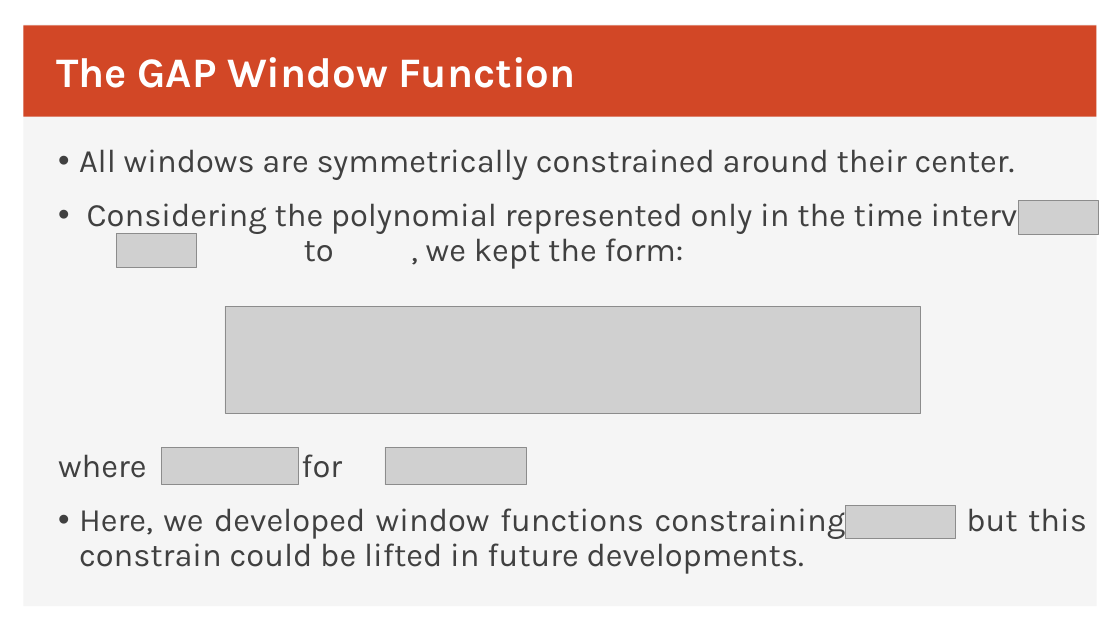
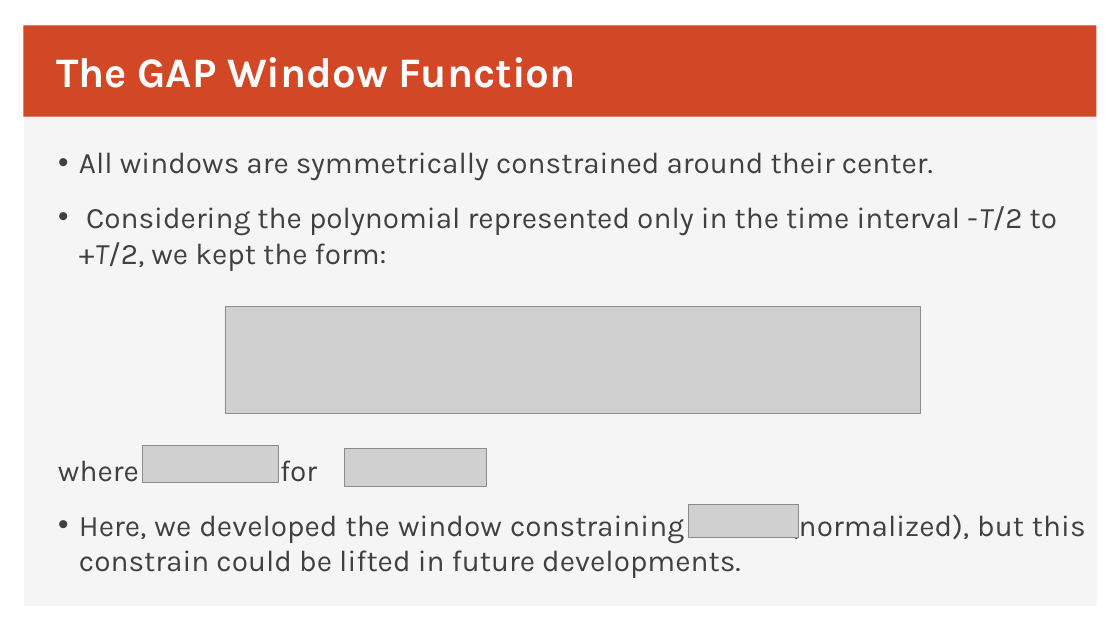
Before and after one commit to EmbDSP/GAP, a slide deck: slide 7 of GAP_Window.pptx. Drawn at 1120x630 pixels with LibreOffice and Linux fonts; fonts in the diff are those of the drawing; grey boxes stand for pictures. Boxes give left, top, right and bottom in pixels: in the first picture for what was removed or moved away, otherwise in the second. Text is boxed around its words. In the diff, an @@ line names an element or a change of style, - is before the commit and + after.

```diff
--- a/GAP_Window.pptx
+++ b/GAP_Window.pptx
@@ text at <box>58,152,933,482</box>: size 28 to 25.5 pt in "All windows are symmetrically constrained around their ...", "where for ."; line spacing 0.9 to 1 @@
@@ text at <box>79,206,1057,271</box>: text changed; size 28 to 25.5 pt @@
-• Considering the polynomial represented only in the time interval to , we kept the form:
+• Considering the polynomial represented only in the time interval -T/2 to +T/2, we kept the form:
@@ picture removed at <box>1018,201,1098,235</box> @@
@@ picture removed at <box>116,234,197,268</box> @@
@@ picture: place and size @@
-picture at <box>162,448,298,485</box>
+picture at <box>143,445,279,482</box>
@@ picture: place and size @@
-picture at <box>385,447,527,485</box>
+picture at <box>344,449,486,486</box>
@@ picture: place and size @@
-picture at <box>845,505,955,539</box>
+picture at <box>689,504,799,538</box>
@@ text at <box>79,515,741,578</box>: text changed; size 28 to 25.5 pt @@
-• Here, we developed window functions constraining , but this constrain could be lifted in future developments.
+• Here, we developed the window constraining (normalized), but this constrain could be lifted in future developments.
```
Also in this commit, not shown: 10 other slides changed, 1 other file.
